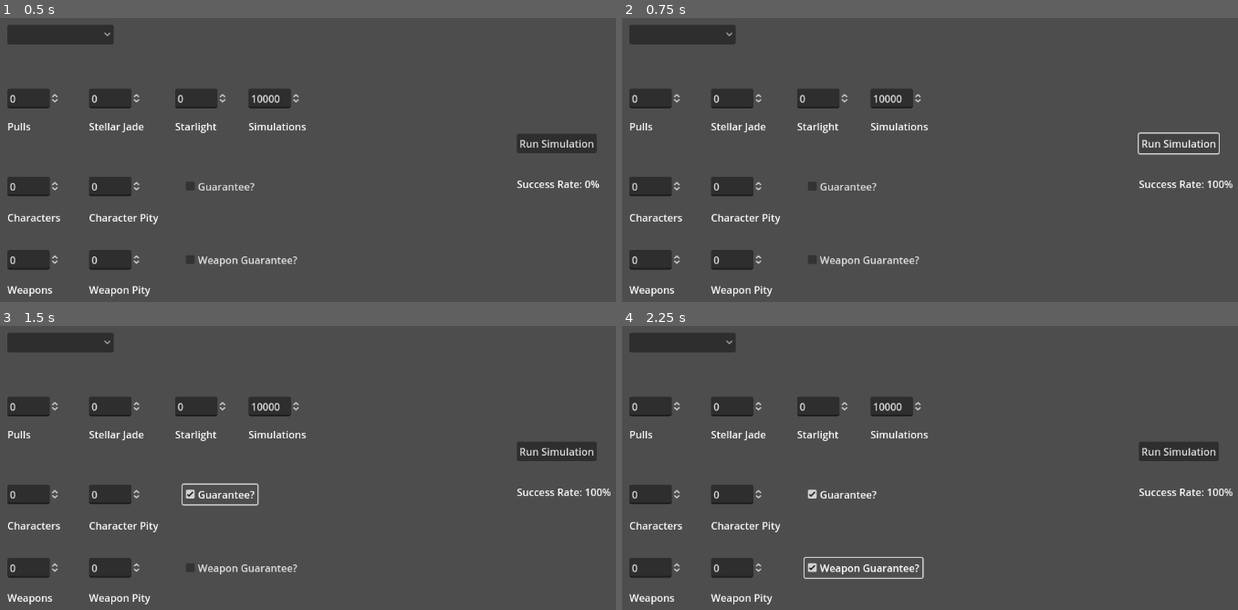
Above: before the commit, frames 1-4 (two rows, left to right).
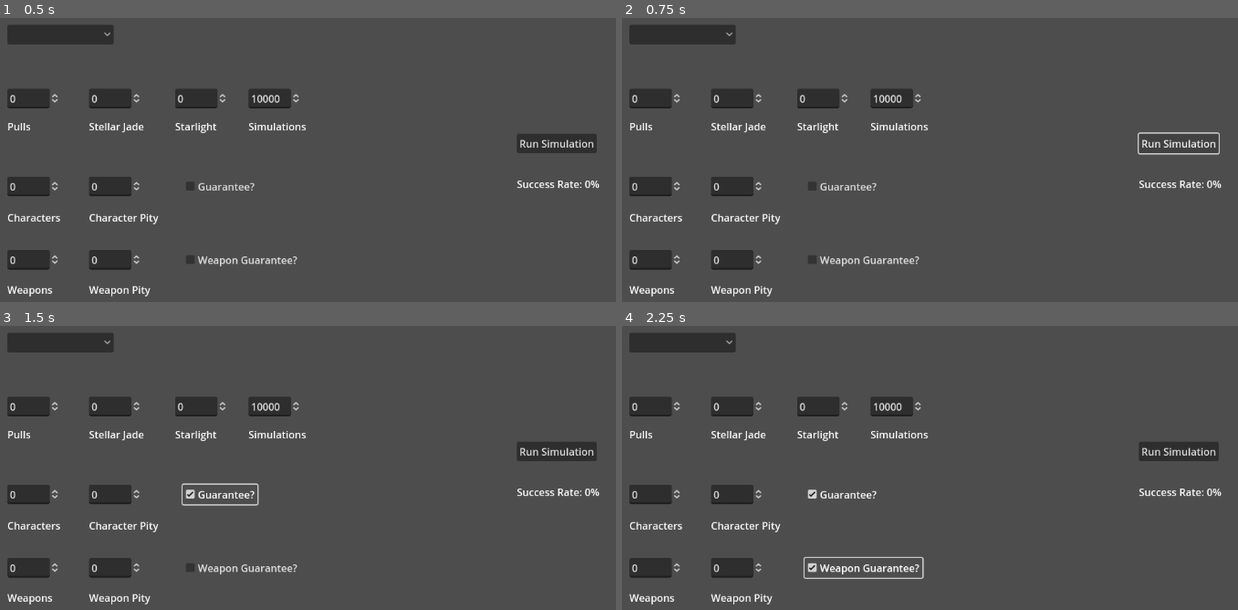
Above: after the commit, the same moments.

Repository: tyler-torr/Gacha-Pull-Simulator
Game: Godot game, scene res://pull_simulator.tscn
Two runs of this game, one before a commit and one after it. Both use one fixed random seed, a clock stepped at 60 frames per second and the inputs below.
Inputs:
- Up to frame 1 (0.5 s): no input
- Up to frame 2 (0.75 s): click "Run Simulation" at 0.5 s
- Up to frame 3 (1.5 s): click "Guarantee?" at 1.25 s
- Up to frame 4 (2.25 s): click "Weapon Guarantee?" at 2 s

Frame 1 is identical in both runs. In frame 2, less than 0.1% of the frame differs, in the area x 94-100%, y 57-60%; in frame 3, less than 0.1%; in frame 4, less than 0.1%.
Error after the commit: Invalid access to property or key 'OTHER' on a base object of type 'Nil'. (res://pull_simulator.gd:120)

Commit message:
Adding groundwork for 4 star pulls
Getting ready to simulate 4* pulling as well as 5* pulling to calculate gems gained. Laid the ground work by moving around code including a new simulate_banner() function.
- Unsure about how this system works honestly

Diff:
--- a/pull_simulator.gd
+++ b/pull_simulator.gd
@@ -15,6 +15,19 @@
 		"SOFT_PITY_START": 63,
 		"HARD_PITY": 80,
 		"FIFTY_FIFTY": 0.75
+	},
+	"4-STAR": {
+		"PULL_RATE": 0.051,
+		"PITY_RATE": 0.00, # Unknown value
+		"SOFT_PITY_START": 8, # Unknown value
+		"HARD_PITY": 10,
+		"FIFTY_FIFTY": 0.5
+	},
+	"OTHER": {
+		"GEM_CONVERSION_RATE": 20,
+		"4-STAR_GEM_GAIN": 8,
+		"4-STAR_EXCESS_GEM_GAIN": 20,
+		"5-STAR_GEM_GAIN": 40
 	}
 }
 
@@ -55,7 +68,6 @@
 
 func pull(banner_type: String, pity: int) -> bool:
 	var current_pull_rate = banner[banner_type]["PULL_RATE"]
-
 	if pity == banner[banner_type]["HARD_PITY"]:
 		current_pull_rate = 1.0
 	elif pity >= banner[banner_type]["SOFT_PITY_START"]:
@@ -67,57 +79,64 @@
 	return guarantee or randf() <= banner[banner_type]["FIFTY_FIFTY"]
 
 
+func gem_conversion(conversion_rate: int, remaining_gems: int) -> int:
+	return remaining_gems / conversion_rate
+
+
+func simulate_banner(banner_type: String, five_stars_pulled: int, pity: int, guarantee: bool,
+					remaining_gems: int) -> Array:
+	if pull(banner_type, pity):
+		pity = 0
+		remaining_gems += banner["OTHER"]["5-STAR_GEM_GAIN"]
+		if fifty_fifty(banner_type, guarantee):
+			guarantee = false
+			five_stars_pulled += 1
+		else:
+			guarantee = true
+	else:
+		pity += 1
+	return [five_stars_pulled, pity, guarantee, remaining_gems]
+
+
 func simulate_pulls(available_pulls: int, available_currency: int, available_gems: int, simulation_runs: int,
-		desired_five_stars: int, character_pity: int, guarantee: bool, desired_five_star_weapons: int,
-		weapon_pity: int, weapon_guarantee: bool) -> float:
+					desired_five_stars: int, character_pity: int, guarantee: bool, desired_five_star_weapons: int,
+					weapon_pity: int, weapon_guarantee: bool) -> float:
 	var total_success = 0
 
 	for i in range(simulation_runs):
 		var five_stars_pulled = 0
 		var weapons_pulled = 0
 		var remaining_pulls = available_pulls + (available_currency / 160)
+
 		var remaining_gems = available_gems
+
 		var pity = character_pity
 		var wep_pity = weapon_pity
+		# var four_star_pity = 0
+
 		var current_guarantee = guarantee
 		var wep_guarantee = weapon_guarantee
 
-		if remaining_gems >= 20: # Must be changed, this is exclusive to HSR
-			remaining_gems -= 20
-			remaining_pulls += 1
-
-		while remaining_pulls > 0: # Must be changed, this is exclusive to HSR
-			while remaining_gems >= 20:
-				remaining_gems -= 20
-				remaining_pulls += 1
-
+		while remaining_pulls > 0 || remaining_gems >= banner["OTHER"]["GEM_CONVERSION_RATE"]:
+			if (remaining_gems >= banner["OTHER"]["GEM_CONVERSION_RATE"]):
+				remaining_pulls += gem_conversion(banner["OTHER"]["GEM_CONVERSION_RATE"], remaining_gems)
+				remaining_gems %= banner["OTHER"]["GEM_CONVERSION_RATE"]
 			remaining_pulls -= 1
 
 			# Character banners
 			if five_stars_pulled < desired_five_stars:
-				if pull("CHARACTER", pity):
-					pity = 0
-					remaining_gems += 40 # Must be changed, this is exclusive to HSR
-					if fifty_fifty("CHARACTER", current_guarantee):
-						current_guarantee = false
-						five_stars_pulled += 1
-					else:
-						current_guarantee = true
-				else:
-					pity += 1
-
+				var result: Array = simulate_banner("CHARACTER", five_stars_pulled, pity, current_guarantee, remaining_gems)
+				five_stars_pulled = result[0]
+				pity = result[1]
+				current_guarantee = result[2]
+				remaining_gems = result[3]
 			# Weapon banners
-			elif weapons_pulled < desired_five_star_weapons:
-				if pull("WEAPON", wep_pity):
-					wep_pity = 0
-					remaining_gems += 40
-					if fifty_fifty("WEAPON", wep_guarantee):
-						current_guarantee = false
-						weapons_pulled += 1
-					else:
-						current_guarantee = true
-				else:
-					wep_pity += 1
+			if weapons_pulled < desired_five_star_weapons:
+				var result: Array = simulate_banner("WEAPON", weapons_pulled, wep_pity, wep_guarantee, remaining_gems)
+				weapons_pulled = result[0]
+				wep_pity = result[1]
+				wep_guarantee = result[2]
+				remaining_gems = result[3]
 
 		if (five_stars_pulled >= desired_five_stars) and (weapons_pulled >= desired_five_star_weapons):
 			total_success += 1
@@ -138,7 +157,8 @@
 	var weapon_guarantee = weapon_guarantee_input.is_pressed()
 
 	var average_success = simulate_pulls(available_pulls, available_currency, available_gems, simulation_runs,
-			desired_five_stars, character_pity, guarantee, desired_five_star_weapons, weapon_pity, weapon_guarantee)
+										desired_five_stars, character_pity, guarantee, desired_five_star_weapons,
+										weapon_pity, weapon_guarantee)
 
 	$ResultLabel.text = "Success Rate: " + str(average_success * 100) + "%"
 
--- a/pull_simulator.tscn
+++ b/pull_simulator.tscn
@@ -28,6 +28,7 @@
 text = "Stellar Jade"
 
 [node name="GemsLabel" type="Label" parent="."]
+layout_mode = 0
 offset_left = 317.0
 offset_top = 180.0
 offset_right = 400.0
@@ -51,6 +52,7 @@
 text = "Characters"
 
 [node name="CharacterPityLabel" type="Label" parent="."]
+layout_mode = 0
 offset_left = 181.0
 offset_top = 324.0
 offset_right = 300.0
@@ -66,6 +68,7 @@
 text = "Weapons"
 
 [node name="WeaponPityLabel" type="Label" parent="."]
+layout_mode = 0
 offset_left = 181.0
 offset_top = 438.0
 offset_right = 300.0
@@ -106,6 +109,7 @@
 max_value = 100000.0
 
 [node name="AvailableGemsInput" type="SpinBox" parent="."]
+layout_mode = 0
 offset_left = 317.0
 offset_top = 132.0
 offset_right = 400.063
@@ -130,6 +134,7 @@
 max_value = 100000.0
 
 [node name="CharacterPityInput" type="SpinBox" parent="."]
+layout_mode = 0
 offset_left = 181.0
 offset_top = 271.0
 offset_right = 264.063
@@ -153,6 +158,7 @@
 max_value = 100000.0
 
 [node name="WeaponPityInput" type="SpinBox" parent="."]
+layout_mode = 0
 offset_left = 181.0
 offset_top = 387.0
 offset_right = 264.063
